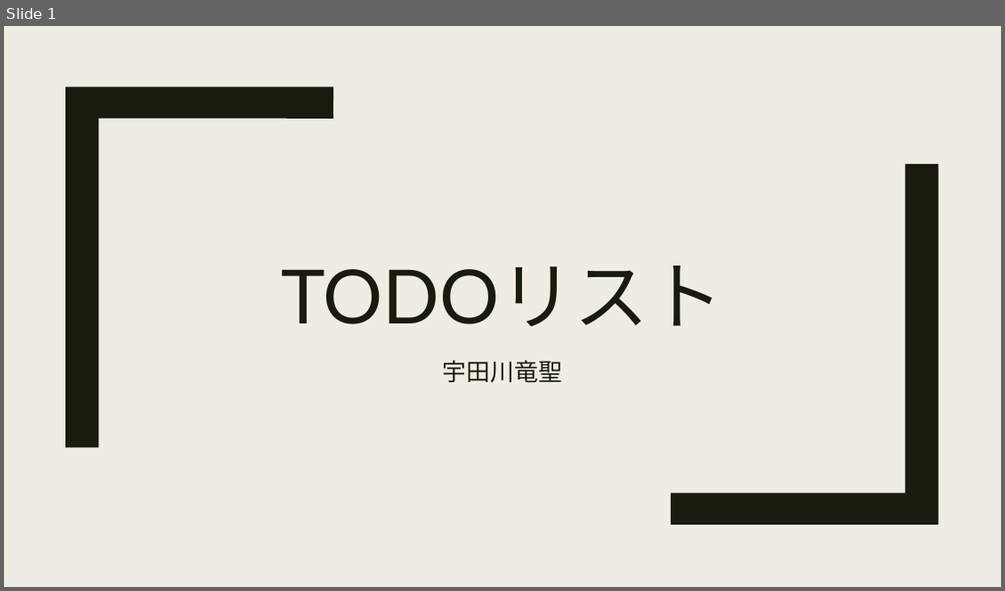
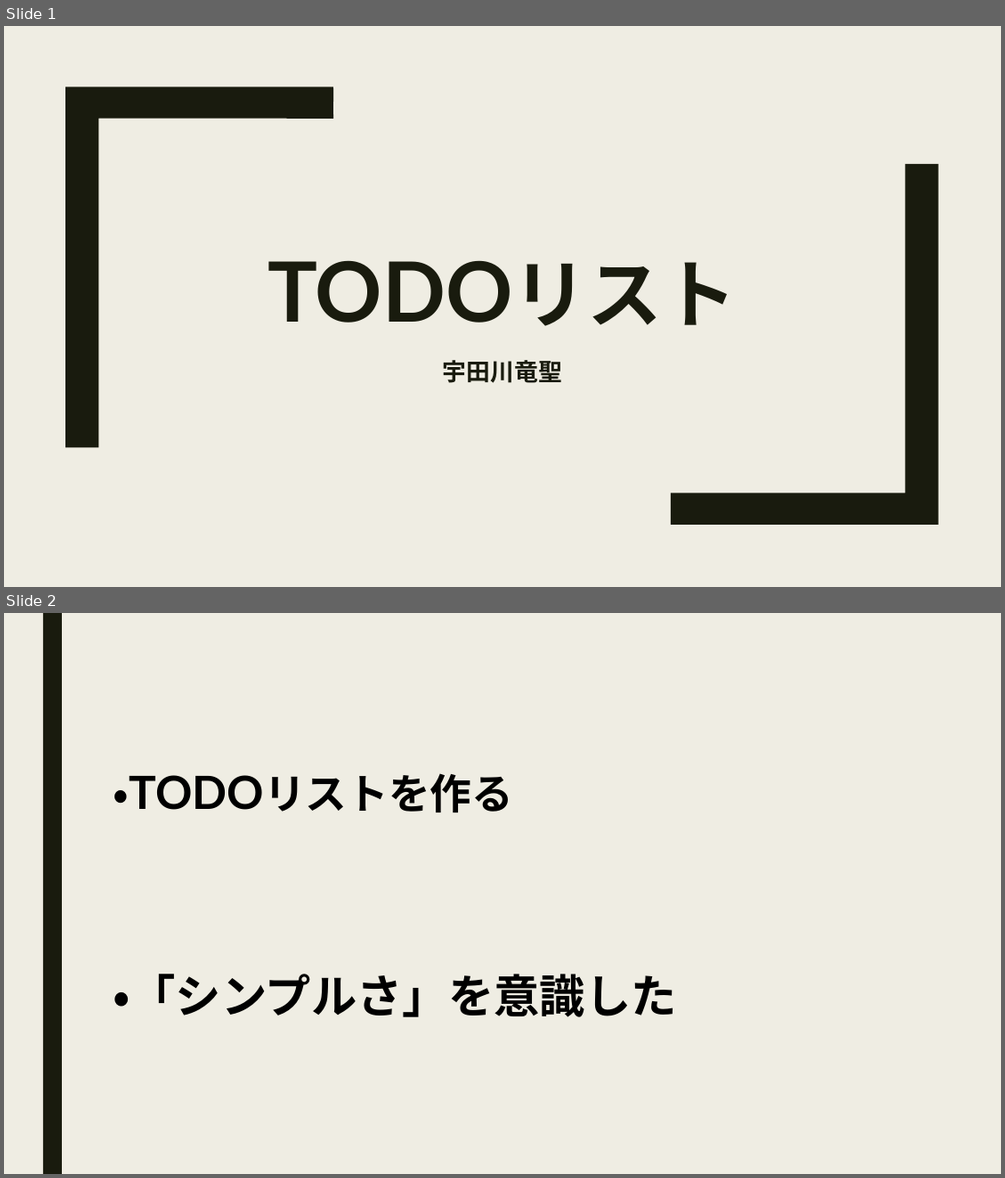
Before and after one commit to utaryu0520/mobile_utagawa2, a slide deck: モバイル授業_todoリスト.pptx. Shown one above the other, each under a label of ours: slide 1 before the commit, slides 1 and 2 after it. The pictures are 1005x591 and 1005x1178 pixels, drawn with LibreOffice and Linux fonts; fonts in the diff are those of the drawing. Boxes give left, top, right and bottom in pixels: in the first picture for what was removed or moved away, otherwise in the second. Text is boxed around its words. In the diff, an @@ line names an element or a change of style, - is before the commit and + after.

```diff
--- a/モバイル授業_todoリスト.pptx
+++ b/モバイル授業_todoリスト.pptx
@@ slide 2 added at [4,613,1001,1174], background #EFEDE3 @@
@@ rectangle added at [43,613,62,1174], fill #191B0E @@
@@ text added at [113,776,129,803], 40 pt, text #000000, bold @@
+・TODOリストを作る
@@ text added at [113,973,677,1017], 44 pt, text #000000, bold @@
+・「シンプルさ」を意識した
@@ slide 1 changed as well @@
@@ title "TODOリスト" at [161,173,844,344]: size 72 to 80 pt in "TODOリスト"; bold on @@
@@ subtitle "宇田川竜聖" at [443,360,562,383]: bold on @@
```
Also in this commit, not shown: 2 other slides changed, 1 other slide added, 1 slide removed.
